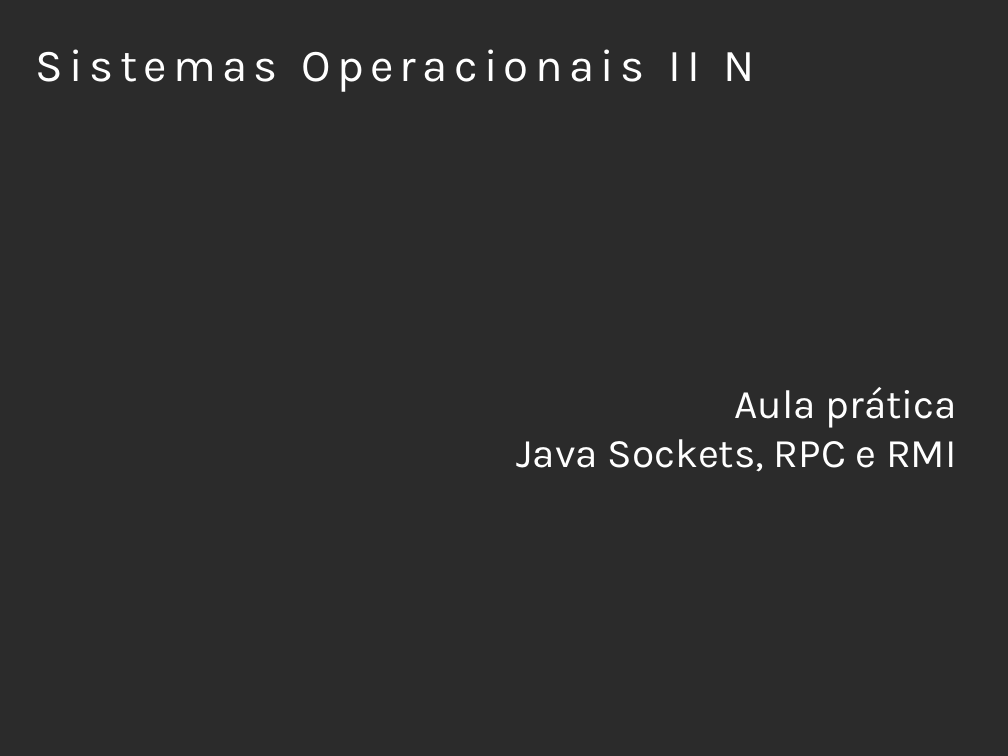
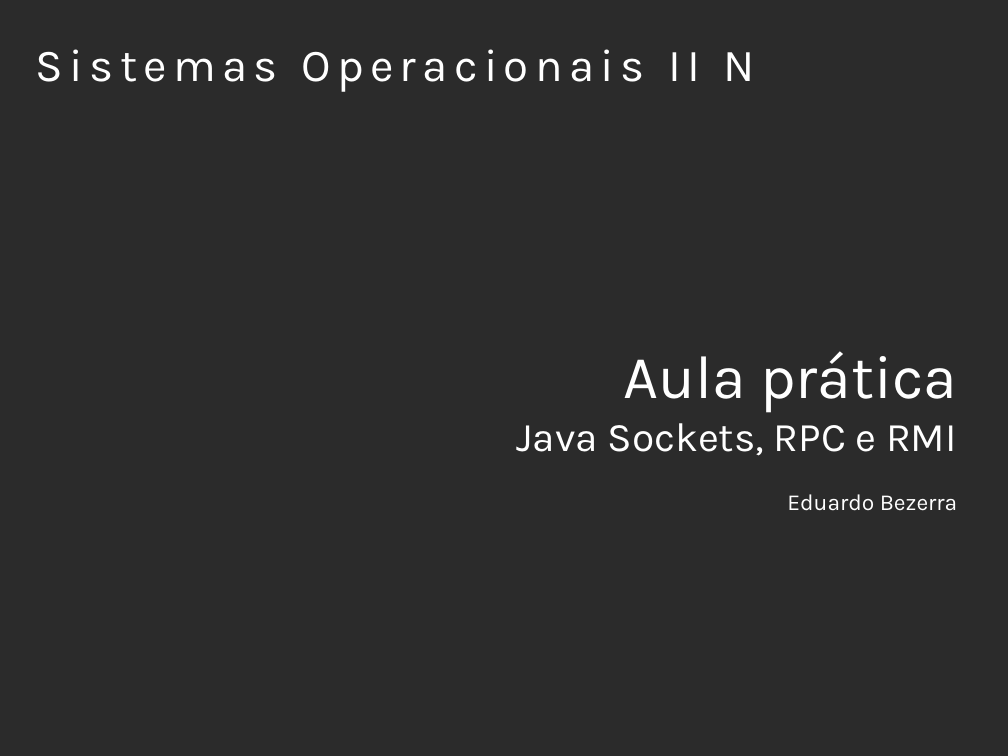
Before and after one commit to kdubezerra/kdubezerra, a slide deck: slide 1 of AD/slides.odp. Drawn at 1008x756 pixels with LibreOffice and Linux fonts; fonts in the diff are those of the drawing; background and template pictures are left out; a plain dark background stands for a picture behind light text. Boxes give left, top, right and bottom in pixels: in the first picture for what was removed or moved away, otherwise in the second. Text is boxed around its words. In the diff, an @@ line names an element or a change of style, - is before the commit and + after.

```diff
--- a/AD/slides.odp
+++ b/AD/slides.odp
@@ subtitle at (623,351,957,413): size 32 to 48 pt in "Aula prática" @@
@@ subtitle at (787,494,958,511): paragraph added @@
+Eduardo Bezerra
```
Also in this commit, not shown: 2 slides added, 1 slide removed.
